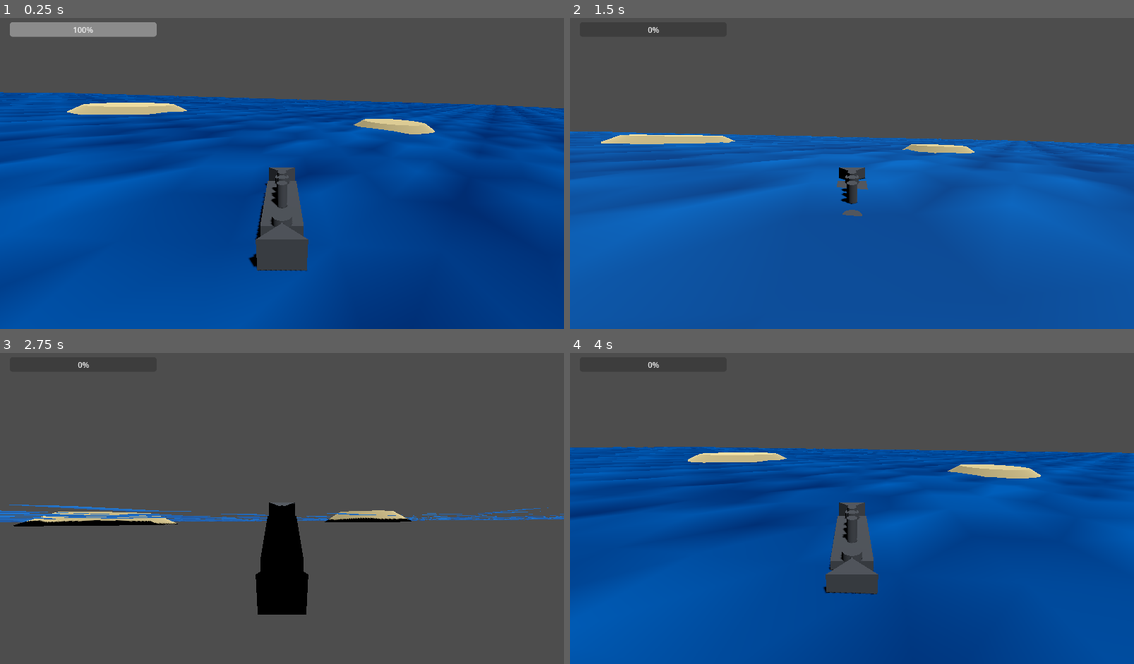
Above: before the commit, frames 1-4 (two rows, left to right).
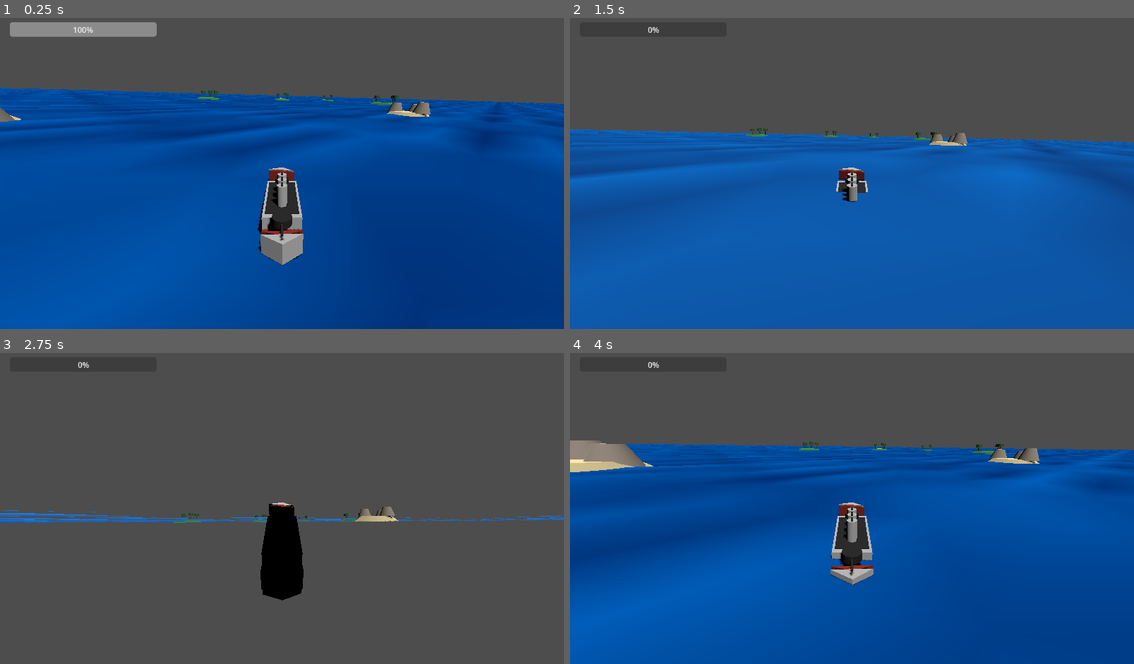
Above: after the commit, the same moments.

Repository: Wookie3/new-sea-land
Game: Godot game, scene res://Scenes/main_world.tscn
Same seed, same stepped clock (60 frames per second), same inputs: the game is played once before the commit and once after it.
Inputs:
- Up to frame 1 (0.25 s): no input
- Up to frame 2 (1.5 s): tap Enter (ui_accept) at 0.5, 0.77 s; hold D 0.53-1.28 s; hold Space 0.53-1.28 s; hold S from 1.28 s (still down); tap Space at 1.35 s
- Up to frame 3 (2.75 s): tap Enter (ui_accept) at 1.52 s; release S at 2.03 s; hold D from 2.03 s (still down); hold Space from 2.03 s (still down)
- Up to frame 4 (4 s): release D at 2.78 s; release Space at 2.78 s; hold W 2.78-3.53 s; tap Space at 2.85 s; tap Enter (ui_accept) at 3.02, 3.77 s; hold A from 3.53 s (still down); hold Space from 3.53 s (still down)

The runs differ from the first frame. In frame 1, 6.6% of the frame differs, in the area x 0-100%, y 22-82%; in frame 2, 4.0%; in frame 3, 3.0%; in frame 4, 6.1%.

Commit message:
Refine boat design and expand world with two island regions
- Boat: Added red hull at waterline, gray-white superstructure
- Boat: Improved bow/stern alignment with dual-layer hull
- Boat: Added dark deck, funnel stripes, and turrets
- World: Expanded ocean to 2000x2000 units
- World: Created Arid Region (sandy islands with rocks)
- World: Created Tropical Region (green islands with trees)
- Added reusable Port.tscn dock structure
- Added AridIsland.tscn with rocky formations
- Added TropicalIsland.tscn with palm trees
- Added AridIslandWithPort.tscn and TropicalIslandWithPort.tscn
- Updated player boat spawn message with region hints
- Updated README.md with world layout
- Updated AGENTS.md with island structure info

Diff:
--- /dev/null
+++ b/open-water/Scenes/AridIsland.tscn
@@ -0,0 +1,46 @@
+[gd_scene load_steps=5 format=3 uid="uid://c2d3e4f5a6b7"]
+
+[sub_resource type="StandardMaterial3D" id="StandardMaterial3D_Sand"]
+albedo_color = Color(0.82, 0.75, 0.55, 1)
+roughness = 1.0
+
+[sub_resource type="StandardMaterial3D" id="StandardMaterial3D_Rock"]
+albedo_color = Color(0.6, 0.55, 0.5, 1)
+roughness = 0.85
+
+[sub_resource type="CylinderMesh" id="CylinderMesh_Island"]
+material = SubResource("StandardMaterial3D_Sand")
+top_radius = 6.0
+bottom_radius = 9.0
+height = 2.5
+
+[sub_resource type="CylinderMesh" id="CylinderMesh_Rock"]
+material = SubResource("StandardMaterial3D_Rock")
+top_radius = 1.5
+bottom_radius = 3.0
+height = 4.0
+
+[sub_resource type="CylinderShape3D" id="CylinderShape3D_Island"]
+radius = 7.0
+height = 3.0
+
+[node name="AridIsland" type="StaticBody3D"]
+
+[node name="IslandBase" type="MeshInstance3D" parent="."]
+mesh = SubResource("CylinderMesh_Island")
+
+[node name="Rock1" type="MeshInstance3D" parent="."]
+transform = Transform3D(1, 0, 0, 0, 1, 0, 0, 0, 1, -3, 2.5, -4)
+mesh = SubResource("CylinderMesh_Rock")
+
+[node name="Rock2" type="MeshInstance3D" parent="."]
+transform = Transform3D(0.8, 0, 0.6, 0, 1, 0, -0.6, 0, 0.8, 4, 2.0, -2)
+mesh = SubResource("CylinderMesh_Rock")
+
+[node name="Rock3" type="MeshInstance3D" parent="."]
+transform = Transform3D(0.9, 0, -0.43589, 0, 1, 0, 0.43589, 0, 0.9, 2, 3.0, 5)
+mesh = SubResource("CylinderMesh_Rock")
+
+[node name="CollisionShape3D" type="CollisionShape3D" parent="."]
+transform = Transform3D(1, 0, 0, 0, 1, 0, 0, 0, 1, 0, 1.5, 0)
+shape = SubResource("CylinderShape3D_Island")
--- /dev/null
+++ b/open-water/Scenes/AridIslandWithPort.tscn
@@ -0,0 +1,11 @@
+[gd_scene load_steps=2 format=3 uid="uid://e5f6a7b8c9d0"]
+
+[ext_resource type="PackedScene" uid="uid://c2d3e4f5a6b7" path="res://Scenes/AridIsland.tscn" id="1_arid_island"]
+[ext_resource type="PackedScene" uid="uid://b1a2c3d4e5f6" path="res://Scenes/Port.tscn" id="2_port"]
+
+[node name="AridIslandWithPort" type="Node3D"]
+
+[node name="Island" parent="." instance=ExtResource("1_arid_island")]
+
+[node name="Port" parent="." instance=ExtResource("2_port")]
+transform = Transform3D(1, 0, 0, 0, 1, 0, 0, 0, 1, 0, 1.25, 10)
--- a/open-water/Scenes/PlayerBoat.tscn
+++ b/open-water/Scenes/PlayerBoat.tscn
@@ -1,70 +1,131 @@
-[gd_scene load_steps=9 format=3]
+[gd_scene format=3 uid="uid://d3g25osrqkgki"]
 
-[ext_resource type="Script" path="res://Scripts/player_boat.gd" id="1_boat"]
+[ext_resource type="Script" uid="uid://vvlna8akved4" path="res://Scripts/player_boat.gd" id="1_boat"]
 
-[sub_resource type="StandardMaterial3D" id="StandardMaterial3D_Hull"]
-albedo_color = Color(0.3, 0.32, 0.35, 1)
-roughness = 0.8
+[sub_resource type="StandardMaterial3D" id="StandardMaterial3D_RedHull"]
+albedo_color = Color(0.6, 0.15, 0.1, 1)
+roughness = 0.9
+metallic = 0.1
 
-[sub_resource type="BoxMesh" id="BoxMesh_Hull"]
-material = SubResource("StandardMaterial3D_Hull")
-size = Vector3(1.5, 0.8, 4)
+[sub_resource type="StandardMaterial3D" id="StandardMaterial3D_GrayHull"]
+albedo_color = Color(0.75, 0.75, 0.75, 1)
+roughness = 0.7
+metallic = 0.05
 
-[sub_resource type="PrismMesh" id="PrismMesh_Wedge"]
-material = SubResource("StandardMaterial3D_Hull")
-left_to_right = 0.5
-size = Vector3(1.5, 0.8, 1.5)
+[sub_resource type="StandardMaterial3D" id="StandardMaterial3D_Dark"]
+albedo_color = Color(0.15, 0.15, 0.15, 1)
+roughness = 0.6
+
+[sub_resource type="BoxMesh" id="BoxMesh_LowerHull"]
+material = SubResource("StandardMaterial3D_RedHull")
+size = Vector3(1.5, 0.3, 4)
+
+[sub_resource type="BoxMesh" id="BoxMesh_UpperHull"]
+material = SubResource("StandardMaterial3D_GrayHull")
+size = Vector3(1.5, 0.5, 3.5)
+
+[sub_resource type="PrismMesh" id="PrismMesh_LowerBow"]
+material = SubResource("StandardMaterial3D_RedHull")
+size = Vector3(1.5, 0.3, 1.5)
+
+[sub_resource type="PrismMesh" id="PrismMesh_UpperBow"]
+material = SubResource("StandardMaterial3D_GrayHull")
+size = Vector3(1.5, 0.5, 1.0)
+
+[sub_resource type="PrismMesh" id="PrismMesh_LowerStern"]
+material = SubResource("StandardMaterial3D_RedHull")
+size = Vector3(1.4, 0.3, 1.2)
+
+[sub_resource type="PrismMesh" id="PrismMesh_UpperStern"]
+material = SubResource("StandardMaterial3D_GrayHull")
+size = Vector3(1.4, 0.5, 0.8)
+
+[sub_resource type="BoxMesh" id="BoxMesh_Deck"]
+material = SubResource("StandardMaterial3D_Dark")
+size = Vector3(1.3, 0.05, 3.0)
 
 [sub_resource type="CylinderMesh" id="CylinderMesh_Funnel"]
-material = SubResource("StandardMaterial3D_Hull")
+material = SubResource("StandardMaterial3D_GrayHull")
 top_radius = 0.2
 bottom_radius = 0.2
 height = 1.0
 
+[sub_resource type="BoxMesh" id="BoxMesh_FunnelTop"]
+material = SubResource("StandardMaterial3D_Dark")
+size = Vector3(0.08, 0.05, 0.3)
+
 [sub_resource type="CylinderMesh" id="CylinderMesh_Turret"]
-material = SubResource("StandardMaterial3D_Hull")
+material = SubResource("StandardMaterial3D_Dark")
 top_radius = 0.35
 bottom_radius = 0.35
 height = 0.3
 
 [sub_resource type="BoxMesh" id="BoxMesh_Barrel"]
-material = SubResource("StandardMaterial3D_Hull")
+material = SubResource("StandardMaterial3D_Dark")
 size = Vector3(0.08, 0.08, 0.8)
 
 [sub_resource type="BoxShape3D" id="BoxShape3D_Full"]
 size = Vector3(1.5, 1.5, 7)
 
-[node name="PlayerBoat" type="CharacterBody3D"]
+[node name="PlayerBoat" type="CharacterBody3D" unique_id=628198159]
 script = ExtResource("1_boat")
 
-[node name="Visuals" type="Node3D" parent="."]
+[node name="Visuals" type="Node3D" parent="." unique_id=1521613471]
 
-[node name="MainHull" type="MeshInstance3D" parent="Visuals"]
-transform = Transform3D(1, 0, 0, 0, 1, 0, 0, 0, 1, 0, 0.4, 0)
-mesh = SubResource("BoxMesh_Hull")
+[node name="LowerHull" type="MeshInstance3D" parent="Visuals"]
+transform = Transform3D(1, 0, 0, 0, 1, 0, 0, 0, 1, 0, 0.15, 0)
+mesh = SubResource("BoxMesh_LowerHull")
 
-[node name="Bow" type="MeshInstance3D" parent="Visuals"]
-transform = Transform3D(1, 0, 0, 0, -4.37114e-08, -1, 0, 1, -4.37114e-08, 0, 0.4, -2.75)
-mesh = SubResource("PrismMesh_Wedge")
+[node name="UpperHull" type="MeshInstance3D" parent="Visuals"]
+transform = Transform3D(1, 0, 0, 0, 1, 0, 0, 0, 1, 0, 0.55, -0.25)
+mesh = SubResource("BoxMesh_UpperHull")
 
-[node name="Stern" type="MeshInstance3D" parent="Visuals"]
-transform = Transform3D(1, 0, 0, 0, -4.37114e-08, 1, 0, -1, -4.37114e-08, 0, 0.4, 2.75)
-mesh = SubResource("PrismMesh_Wedge")
+[node name="Deck" type="MeshInstance3D" parent="Visuals"]
+transform = Transform3D(1, 0, 0, 0, 1, 0, 0, 0, 1, 0, 0.8, -0.25)
+mesh = SubResource("BoxMesh_Deck")
+
+[node name="LowerBow" type="MeshInstance3D" parent="Visuals"]
+transform = Transform3D(-0.97942054, 0.20183022, -8.822282e-09, 0, -4.37114e-08, -1, -0.20183022, -0.97942054, 4.281184e-08, 0, 0.07287139, -3.5)
+mesh = SubResource("PrismMesh_LowerBow")
+
+[node name="UpperBow" type="MeshInstance3D" parent="Visuals"]
+transform = Transform3D(-0.97942054, 0.20183022, -8.822282e-09, 0, -4.37114e-08, -1, -0.20183022, -0.97942054, 4.281184e-08, 0, 0.27287138, -4.0)
+mesh = SubResource("PrismMesh_UpperBow")
+
+[node name="LowerStern" type="MeshInstance3D" parent="Visuals"]
+transform = Transform3D(-0.9991367, 0.041544363, 1.815962e-09, 0, -4.37114e-08, 1, 0.041544363, 0.9991367, 4.3673662e-08, 0.009604216, 0.11832839, 2.3)
+mesh = SubResource("PrismMesh_LowerStern")
+
+[node name="UpperStern" type="MeshInstance3D" parent="Visuals"]
+transform = Transform3D(-0.9991367, 0.041544363, 1.815962e-09, 0, -4.37114e-08, 1, 0.041544363, 0.9991367, 4.3673662e-08, 0.009604216, 0.36832838, 2.65)
+mesh = SubResource("PrismMesh_UpperStern")
 
 [node name="Funnel1" type="MeshInstance3D" parent="Visuals"]
-transform = Transform3D(1, 0, 0, 0, 1, 0, 0, 0, 1, 0, 1.3, -0.6)
+transform = Transform3D(1, 0, 0, 0, 1, 0, 0, 0, 1, 0, 1.2, -0.6)
 mesh = SubResource("CylinderMesh_Funnel")
 
+[node name="FunnelTop" type="MeshInstance3D" parent="Visuals/Funnel1"]
+transform = Transform3D(1, 0, 0, 0, 1, 0, 0, 0, 1, 0, 0.525, 0)
+mesh = SubResource("BoxMesh_FunnelTop")
+
 [node name="Funnel2" type="MeshInstance3D" parent="Visuals"]
-transform = Transform3D(1, 0, 0, 0, 1, 0, 0, 0, 1, 0, 1.3, 0)
+transform = Transform3D(1, 0, 0, 0, 1, 0, 0, 0, 1, 0, 1.2, 0)
 mesh = SubResource("CylinderMesh_Funnel")
 
+[node name="FunnelTop" type="MeshInstance3D" parent="Visuals/Funnel2"]
+transform = Transform3D(1, 0, 0, 0, 1, 0, 0, 0, 1, 0, 0.525, 0)
+mesh = SubResource("BoxMesh_FunnelTop")
+
 [node name="Funnel3" type="MeshInstance3D" parent="Visuals"]
-transform = Transform3D(1, 0, 0, 0, 1, 0, 0, 0, 1, 0, 1.3, 0.6)
+transform = Transform3D(1, 0, 0, 0, 1, 0, 0, 0, 1, 0, 1.2, 0.6)
 mesh = SubResource("CylinderMesh_Funnel")
 
+[node name="FunnelTop" type="MeshInstance3D" parent="Visuals/Funnel3"]
+transform = Transform3D(1, 0, 0, 0, 1, 0, 0, 0, 1, 0, 0.525, 0)
+mesh = SubResource("BoxMesh_FunnelTop")
+
 [node name="TurretFront" type="MeshInstance3D" parent="Visuals"]
-transform = Transform3D(1, 0, 0, 0, 1, 0, 0, 0, 1, 0, 0.95, -1.8)
+transform = Transform3D(1, 0, 0, 0, 1, 0, 0, 0, 1, 0, 0.9, -1.8)
 mesh = SubResource("CylinderMesh_Turret")
 
 [node name="Barrel" type="MeshInstance3D" parent="Visuals/TurretFront"]
@@ -72,17 +133,17 @@
 mesh = SubResource("BoxMesh_Barrel")
 
 [node name="TurretBack" type="MeshInstance3D" parent="Visuals"]
-transform = Transform3D(1, 0, 0, 0, 1, 0, 0, 0, 1, 0, 0.95, 1.8)
+transform = Transform3D(1, 0, 0, 0, 1, 0, 0, 0, 1, 0, 0.9, 1.8)
 mesh = SubResource("CylinderMesh_Turret")
 
 [node name="Barrel" type="MeshInstance3D" parent="Visuals/TurretBack"]
 transform = Transform3D(1, 0, 0, 0, 1, 0, 0, 0, 1, 0, 0.05, 0.5)
 mesh = SubResource("BoxMesh_Barrel")
 
-[node name="CollisionShape3D" type="CollisionShape3D" parent="."]
+[node name="CollisionShape3D" type="CollisionShape3D" parent="." unique_id=1355882337]
 transform = Transform3D(1, 0, 0, 0, 1, 0, 0, 0, 1, 0, 0.75, 0)
 shape = SubResource("BoxShape3D_Full")
 
-[node name="Camera3D" type="Camera3D" parent="."]
+[node name="Camera3D" type="Camera3D" parent="." unique_id=1402373590]
 transform = Transform3D(1, 0, 0, 0, 0.939693, 0.34202, 0, -0.34202, 0.939693, 0, 5, 8)
 current = true
--- /dev/null
+++ b/open-water/Scenes/Port.tscn
@@ -0,0 +1,42 @@
+[gd_scene load_steps=4 format=3 uid="uid://b1a2c3d4e5f6"]
+
+[sub_resource type="StandardMaterial3D" id="StandardMaterial3D_Concrete"]
+albedo_color = Color(0.6, 0.6, 0.65, 1)
+roughness = 0.9
+
+[sub_resource type="BoxMesh" id="BoxMesh_Dock"]
+material = SubResource("StandardMaterial3D_Concrete")
+size = Vector3(4, 0.3, 15)
+
+[sub_resource type="BoxMesh" id="BoxMesh_Pile"]
+material = SubResource("StandardMaterial3D_Concrete")
+size = Vector3(0.5, 2.5, 0.5)
+
+[sub_resource type="BoxShape3D" id="BoxShape3D_Dock"]
+size = Vector3(4, 1.0, 15)
+
+[node name="Port" type="StaticBody3D"]
+
+[node name="Dock" type="MeshInstance3D" parent="."]
+transform = Transform3D(1, 0, 0, 0, 1, 0, 0, 0, 1, 0, 0.5, 0)
+mesh = SubResource("BoxMesh_Dock")
+
+[node name="PileFrontLeft" type="MeshInstance3D" parent="."]
+transform = Transform3D(1, 0, 0, 0, 1, 0, 0, 0, 1, -1.8, -1.25, -6.5)
+mesh = SubResource("BoxMesh_Pile")
+
+[node name="PileFrontRight" type="MeshInstance3D" parent="."]
+transform = Transform3D(1, 0, 0, 0, 1, 0, 0, 0, 1, 1.8, -1.25, -6.5)
+mesh = SubResource("BoxMesh_Pile")
+
+[node name="PileBackLeft" type="MeshInstance3D" parent="."]
+transform = Transform3D(1, 0, 0, 0, 1, 0, 0, 0, 1, -1.8, -1.25, 6.5)
+mesh = SubResource("BoxMesh_Pile")
+
+[node name="PileBackRight" type="MeshInstance3D" parent="."]
+transform = Transform3D(1, 0, 0, 0, 1, 0, 0, 0, 1, 1.8, -1.25, 6.5)
+mesh = SubResource("BoxMesh_Pile")
+
+[node name="CollisionShape3D" type="CollisionShape3D" parent="."]
+transform = Transform3D(1, 0, 0, 0, 1, 0, 0, 0, 1, 0, 1.0, 0)
+shape = SubResource("BoxShape3D_Dock")
--- /dev/null
+++ b/open-water/Scenes/TropicalIsland.tscn
@@ -0,0 +1,81 @@
+[gd_scene load_steps=8 format=3 uid="uid://d4e5f6a7b8c9"]
+
+[sub_resource type="StandardMaterial3D" id="StandardMaterial3D_Grass"]
+albedo_color = Color(0.2, 0.5, 0.15, 1)
+roughness = 1.0
+
+[sub_resource type="StandardMaterial3D" id="StandardMaterial3D_Earth"]
+albedo_color = Color(0.4, 0.3, 0.2, 1)
+roughness = 0.95
+
+[sub_resource type="StandardMaterial3D" id="StandardMaterial3D_TreeTrunk"]
+albedo_color = Color(0.35, 0.25, 0.15, 1)
+roughness = 0.8
+
+[sub_resource type="StandardMaterial3D" id="StandardMaterial3D_TreeLeaves"]
+albedo_color = Color(0.1, 0.35, 0.1, 1)
+roughness = 0.7
+
+[sub_resource type="CylinderMesh" id="CylinderMesh_Island"]
+material = SubResource("StandardMaterial3D_Grass")
+top_radius = 6.0
+bottom_radius = 9.0
+height = 2.5
+
+[sub_resource type="CylinderMesh" id="CylinderMesh_Trunk"]
+material = SubResource("StandardMaterial3D_TreeTrunk")
+top_radius = 0.3
+bottom_radius = 0.35
+height = 3.0
+
+[sub_resource type="CylinderMesh" id="CylinderMesh_Leaves"]
+material = SubResource("StandardMaterial3D_TreeLeaves")
+top_radius = 1.2
+bottom_radius = 1.5
+height = 2.0
+
+[sub_resource type="CylinderShape3D" id="CylinderShape3D_Island"]
+radius = 7.0
+height = 3.0
+
+[node name="TropicalIsland" type="StaticBody3D"]
+
+[node name="IslandBase" type="MeshInstance3D" parent="."]
+mesh = SubResource("CylinderMesh_Island")
+
+[node name="Tree1" type="Node3D" parent="."]
+transform = Transform3D(1, 0, 0, 0, 1, 0, 0, 0, 1, -4, 1.5, -3)
+
+[node name="Trunk" type="MeshInstance3D" parent="Tree1"]
+transform = Transform3D(1, 0, 0, 0, 1, 0, 0, 0, 1, 0, 1.5, 0)
+mesh = SubResource("CylinderMesh_Trunk")
+
+[node name="Leaves" type="MeshInstance3D" parent="Tree1"]
+transform = Transform3D(1, 0, 0, 0, 1, 0, 0, 0, 1, 0, 3.5, 0)
+mesh = SubResource("CylinderMesh_Leaves")
+
+[node name="Tree2" type="Node3D" parent="."]
+transform = Transform3D(1, 0, 0, 0, 1, 0, 0, 0, 1, 5, 1.8, -2)
+
+[node name="Trunk" type="MeshInstance3D" parent="Tree2"]
+transform = Transform3D(1, 0, 0, 0, 1, 0, 0, 0, 1, 0, 1.5, 0)
+mesh = SubResource("CylinderMesh_Trunk")
+
+[node name="Leaves" type="MeshInstance3D" parent="Tree2"]
+transform = Transform3D(1, 0, 0, 0, 1, 0, 0, 0, 1, 0, 3.5, 0)
+mesh = SubResource("CylinderMesh_Leaves")
+
+[node name="Tree3" type="Node3D" parent="."]
+transform = Transform3D(1, 0, 0, 0, 1, 0, 0, 0, 1, 3, 2.0, 4)
+
+[node name="Trunk" type="MeshInstance3D" parent="Tree3"]
+transform = Transform3D(1, 0, 0, 0, 1, 0, 0, 0, 1, 0, 1.5, 0)
+mesh = SubResource("CylinderMesh_Trunk")
+
+[node name="Leaves" type="MeshInstance3D" parent="Tree3"]
+transform = Transform3D(1, 0, 0, 0, 1, 0, 0, 0, 1, 0, 3.5, 0)
+mesh = SubResource("CylinderMesh_Leaves")
+
+[node name="CollisionShape3D" type="CollisionShape3D" parent="."]
+transform = Transform3D(1, 0, 0, 0, 1, 0, 0, 0, 1, 0, 1.5, 0)
+shape = SubResource("CylinderShape3D_Island")
--- /dev/null
+++ b/open-water/Scenes/TropicalIslandWithPort.tscn
@@ -0,0 +1,11 @@
+[gd_scene load_steps=2 format=3 uid="uid://f6a7b8c9d0e1"]
+
+[ext_resource type="PackedScene" uid="uid://d4e5f6a7b8c9" path="res://Scenes/TropicalIsland.tscn" id="1_tropical_island"]
+[ext_resource type="PackedScene" uid="uid://b1a2c3d4e5f6" path="res://Scenes/Port.tscn" id="2_port"]
+
+[node name="TropicalIslandWithPort" type="Node3D"]
+
+[node name="Island" parent="." instance=ExtResource("1_tropical_island")]
+
+[node name="Port" parent="." instance=ExtResource("2_port")]
+transform = Transform3D(1, 0, 0, 0, 1, 0, 0, 0, 1, 0, 1.25, 10)
--- a/open-water/Scenes/main_world.tscn
+++ b/open-water/Scenes/main_world.tscn
@@ -1,13 +1,16 @@
-[gd_scene load_steps=10 format=3]
+[gd_scene load_steps=12 format=3]
 
 [ext_resource type="Script" path="res://Scripts/hud_controller.gd" id="1_hud"]
 [ext_resource type="PackedScene" path="res://Scenes/PlayerBoat.tscn" id="2_boat"]
-[ext_resource type="PackedScene" path="res://Scenes/Island.tscn" id="3_island"]
-[ext_resource type="Shader" path="res://Assets/Textures/water.gdshader" id="4_water_shader"]
+[ext_resource type="PackedScene" uid="uid://c2d3e4f5a6b7" path="res://Scenes/AridIsland.tscn" id="3_arid_island"]
+[ext_resource type="PackedScene" uid="uid://d4e5f6a7b8c9" path="res://Scenes/TropicalIsland.tscn" id="4_tropical_island"]
+[ext_resource type="PackedScene" uid="uid://e5f6a7b8c9d0" path="res://Scenes/AridIslandWithPort.tscn" id="5_arid_port"]
+[ext_resource type="PackedScene" uid="uid://f6a7b8c9d0e1" path="res://Scenes/TropicalIslandWithPort.tscn" id="6_tropical_port"]
+[ext_resource type="Shader" path="res://Assets/Textures/water.gdshader" id="7_water_shader"]
 
 [sub_resource type="ShaderMaterial" id="ShaderMaterial_Water"]
 render_priority = 0
-shader = ExtResource("4_water_shader")
+shader = ExtResource("7_water_shader")
 shader_parameter/water_color = Color(0, 0.4, 0.8, 1)
 shader_parameter/deep_water_color = Color(0, 0.2, 0.5, 1)
 shader_parameter/wave_speed = 1.0
@@ -16,9 +19,9 @@
 
 [sub_resource type="PlaneMesh" id="PlaneMesh_1"]
 material = SubResource("ShaderMaterial_Water")
-size = Vector2(500, 500)
-subdivide_depth = 128
-subdivide_width = 128
+size = Vector2(2000, 2000)
+subdivide_depth = 256
+subdivide_width = 256
 
 [sub_resource type="WorldBoundaryShape3D" id="WorldBoundaryShape3D_1"]
 
@@ -43,17 +46,33 @@
 
 [node name="Islands" type="Node3D" parent="."]
 
-[node name="Island1" parent="Islands" instance=ExtResource("3_island")]
-transform = Transform3D(1, 0, 0, 0, 1, 0, 0, 0, 1, 20, 0, -30)
+[node name="AridRegion" type="Node3D" parent="Islands"]
 
-[node name="Island2" parent="Islands" instance=ExtResource("3_island")]
-transform = Transform3D(2, 0, 0, 0, 1.5, 0, 0, 0, 2, -40, 0, -50)
+[node name="AridPortIsland" parent="Islands/AridRegion" instance=ExtResource("5_arid_port")]
+transform = Transform3D(1, 0, 0, 0, 1, 0, 0, 0, 1, 0, 0, 30)
 
-[node name="Island3" parent="Islands" instance=ExtResource("3_island")]
-transform = Transform3D(1.5, 0, 0, 0, 1.2, 0, 0, 0, 1.5, 10, 0, 40)
+[node name="AridIsland2" parent="Islands/AridRegion" instance=ExtResource("3_arid_island")]
+transform = Transform3D(1.3, 0, 0, 0, 1, 0, 0, 0, 1.3, -50, 0, -20)
 
-[node name="Island4" parent="Islands" instance=ExtResource("3_island")]
-transform = Transform3D(3, 0, 0, 0, 1, 0, 0, 0, 3, -70, 0, 20)
+[node name="AridIsland3" parent="Islands/AridRegion" instance=ExtResource("3_arid_island")]
+transform = Transform3D(0.8, 0, 0, 0, 0.8, 0, 0, 0, 0.8, 40, 0, -60)
+
+[node name="AridIsland4" parent="Islands/AridRegion" instance=ExtResource("3_arid_island")]
+transform = Transform3D(1.5, 0, 0, 0, 1, 0, 0, 0, 1.5, 70, 0, 20)
+
+[node name="TropicalRegion" type="Node3D" parent="Islands"]
+
+[node name="TropicalPortIsland" parent="Islands/TropicalRegion" instance=ExtResource("6_tropical_port")]
+transform = Transform3D(1, 0, 0, 0, 1, 0, 0, 0, 1, 0, 0, -200)
+
+[node name="TropicalIsland2" parent="Islands/TropicalRegion" instance=ExtResource("4_tropical_island")]
+transform = Transform3D(1.2, 0, 0, 0, 1, 0, 0, 0, 1.2, -60, 0, -170)
+
+[node name="TropicalIsland3" parent="Islands/TropicalRegion" instance=ExtResource("4_tropical_island")]
+transform = Transform3D(0.9, 0, 0, 0, 0.9, 0, 0, 0, 0.9, 50, 0, -230)
+
+[node name="TropicalIsland4" parent="Islands/TropicalRegion" instance=ExtResource("4_tropical_island")]
+transform = Transform3D(1.4, 0, 0, 0, 1, 0, 0, 0, 1.4, 80, 0, -160)
 
 [node name="UI" type="CanvasLayer" parent="."]
 
--- a/open-water/Scripts/player_boat.gd
+++ b/open-water/Scripts/player_boat.gd
@@ -13,7 +13,8 @@
 
 func _ready():
 	spawn_point = global_position
-	print("Boat Ready! Use WASD to move. Press Space to take damage.")
+	print("Boat Ready! Use WASD to move. Space to take damage.")
+	print("Arid Islands nearby. Enemy base in Tropical region to the SOUTH.")
 
 @onready var camera = $Camera3D
 const BASE_FOV = 75.0
Not shown, changed: AGENTS.md
Not shown, added: README.md
Not shown, removed: open-water/README.md
